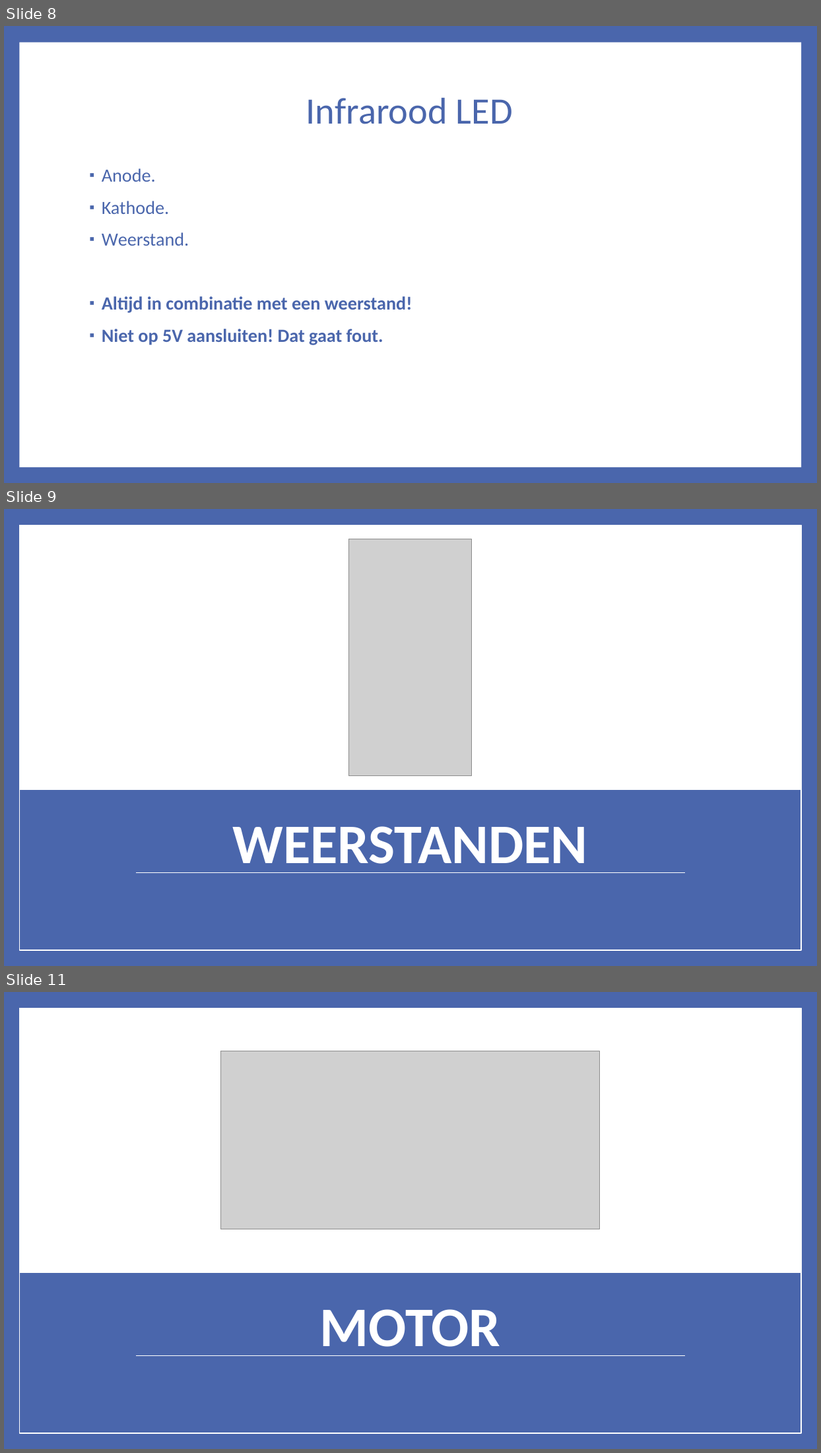
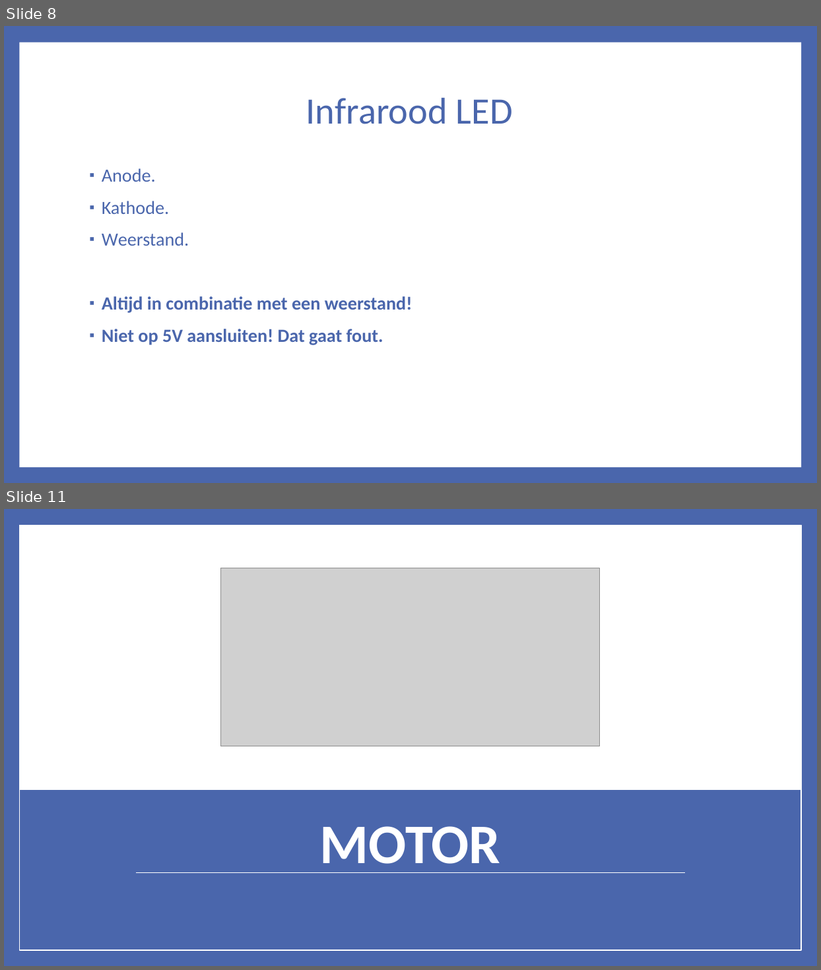
Before and after one commit to jeroenvanhattem/Arduino-Workshop, a slide deck: Documents/Arduino Advanced.pptx. Shown one above the other, each under a label of ours: slides 8, 9 and 11 before the commit, slides 8 and 11 after it; the slides between them are not shown. The pictures are 821x1453 and 821x970 pixels, drawn with LibreOffice and Linux fonts; fonts in the diff are those of the drawing; grey boxes stand for pictures. Boxes give left, top, right and bottom in pixels: in the first picture for what was removed or moved away, otherwise in the second. Text is boxed around its words. In the diff, an @@ line names an element or a change of style, - is before the commit and + after.

```diff
--- a/Documents/Arduino Advanced.pptx
+++ b/Documents/Arduino Advanced.pptx
@@ slide 9 removed at <box>4,509,817,966</box>, background #4A66AC @@
@@ rectangle removed at <box>4,509,817,966</box> @@
@@ rectangle removed at <box>19,525,801,951</box> @@
@@ rectangle removed at <box>19,525,801,790</box> @@
@@ picture removed at <box>349,539,472,776</box> @@
@@ title removed at <box>233,826,588,873</box> @@
-WEERSTANDEN
@@ line removed from (136, 873) to (684, 873) @@
```
Also in this commit, not shown: 2 slides changed, 2 slides added, 5 other slides removed, 58 other files.
